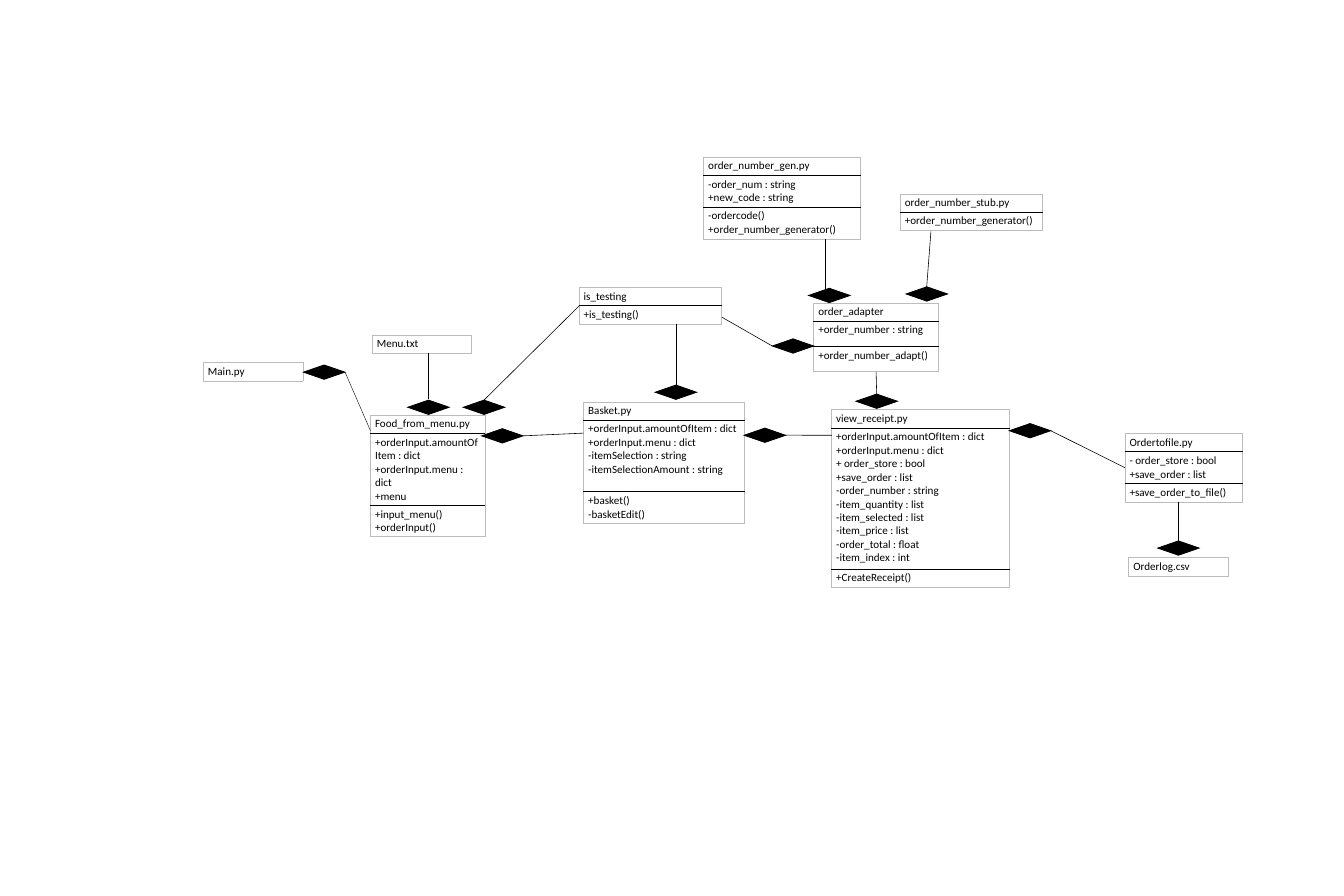
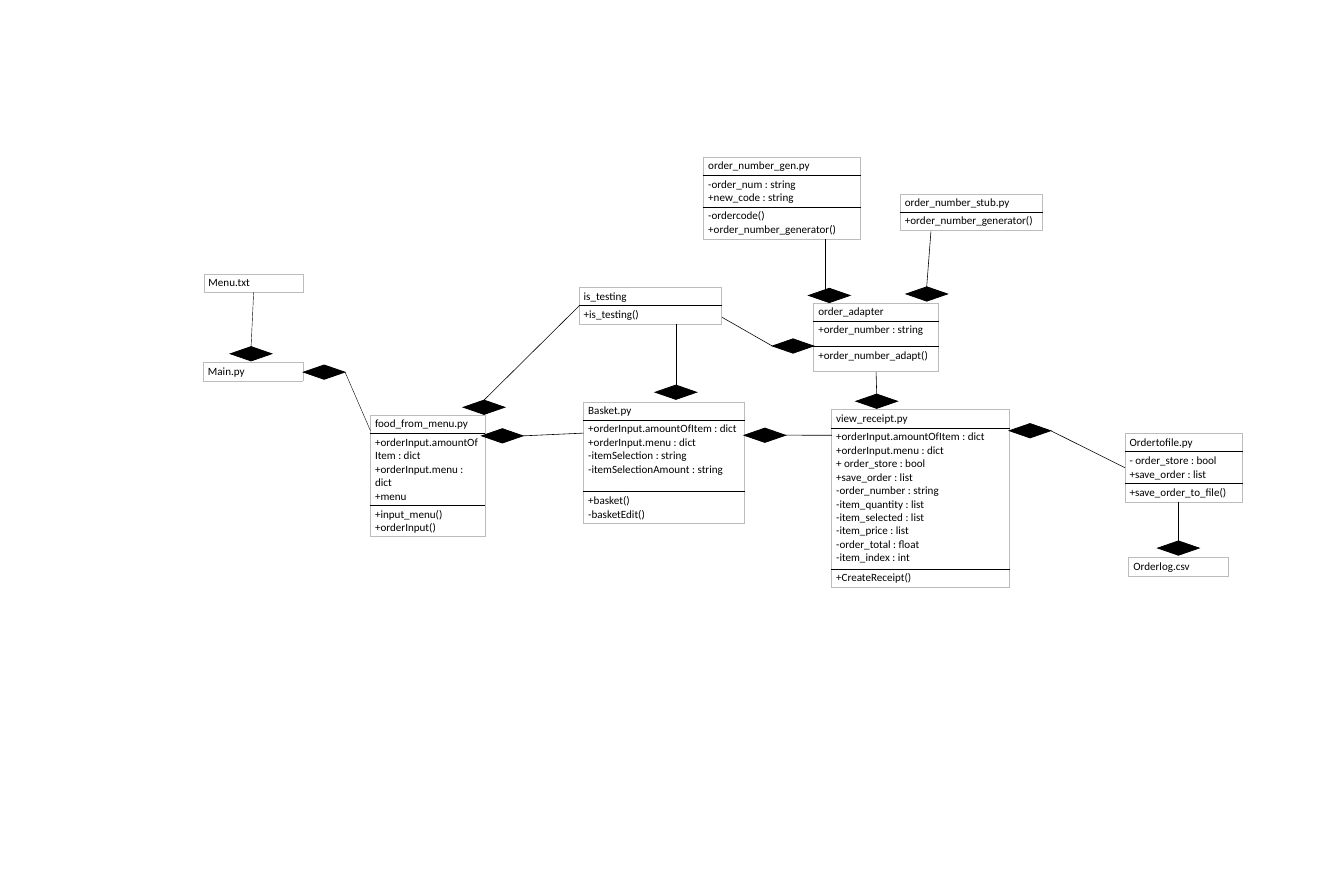
Before and after one commit to chriskanedev/PythonCustomer, a slide deck: slide 1 of class diagram2.pptx. Drawn at 1344x896 pixels with LibreOffice and Linux fonts; fonts in the diff are those of the drawing. Boxes give left, top, right and bottom in pixels: in the first picture for what was removed or moved away, otherwise in the second. Text is boxed around its words. In the diff, an @@ line names an element or a change of style, - is before the commit and + after.

```diff
--- a/class diagram2.pptx
+++ b/class diagram2.pptx
@@ table moved from (x1=372, y1=335, x2=472, y2=353) to (x1=204, y1=274, x2=303, y2=292) @@
@@ line moved from (428, 399) - (428, 353) to (251, 347) - (254, 292) @@
@@ diamond moved from (x1=408, y1=400, x2=450, y2=414) to (x1=230, y1=347, x2=272, y2=361) @@
@@ table at (x1=370, y1=415, x2=485, y2=537) @@
-row 1, column 1: Food_from_menu.py
+row 1, column 1: food_from_menu.py
```
Also in this commit, not shown: 1 other file.
